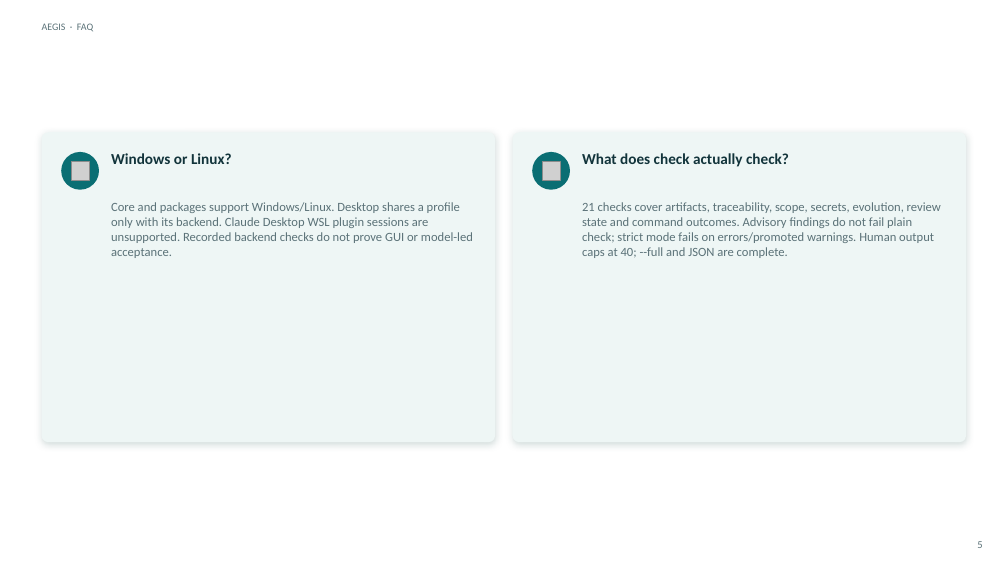
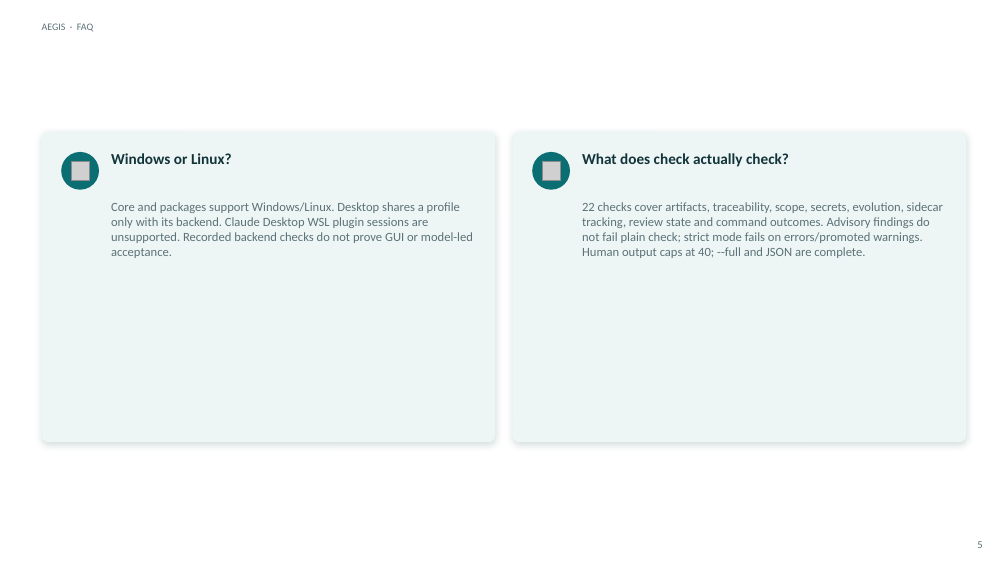
Before and after one commit to DDP-Engineering/Agentic_Engineering_Governance_Integrity_System, a slide deck: slide 5 of 06_SoftwareDocu/07_FAQ.pptx. Drawn at 1008x567 pixels with LibreOffice and Linux fonts; fonts in the diff are those of the drawing; grey boxes stand for pictures. Boxes give left, top, right and bottom in pixels: in the first picture for what was removed or moved away, otherwise in the second. Text is boxed around its words. In the diff, an @@ line names an element or a change of style, - is before the commit and + after.

```diff
--- a/06_SoftwareDocu/07_FAQ.pptx
+++ b/06_SoftwareDocu/07_FAQ.pptx
@@ text at (x1=582, y1=202, x2=943, y2=258): text changed @@
-21 checks cover artifacts, traceability, scope, secrets, evolution, review state and command outcomes. Advisory findings do not fail plain check; strict mode fails on errors/promoted warnings. Human output caps at 40; --full and JSON are complete.
+22 checks cover artifacts, traceability, scope, secrets, evolution, sidecar tracking, review state and command outcomes. Advisory findings do not fail plain check; strict mode fails on errors/promoted warnings. Human output caps at 40; --full and JSON are complete.
```
Also in this commit, not shown: 30 other files.
